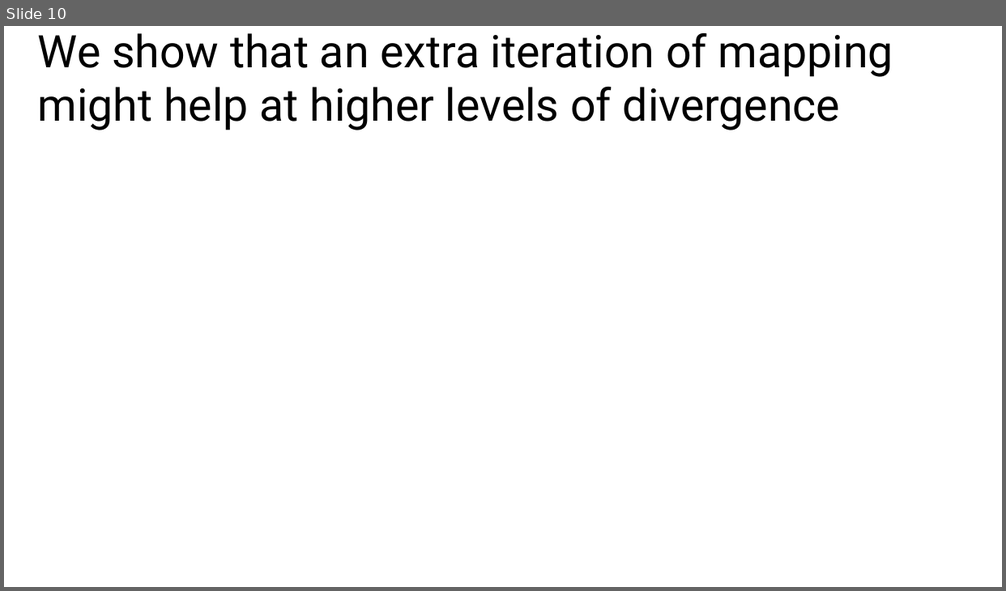
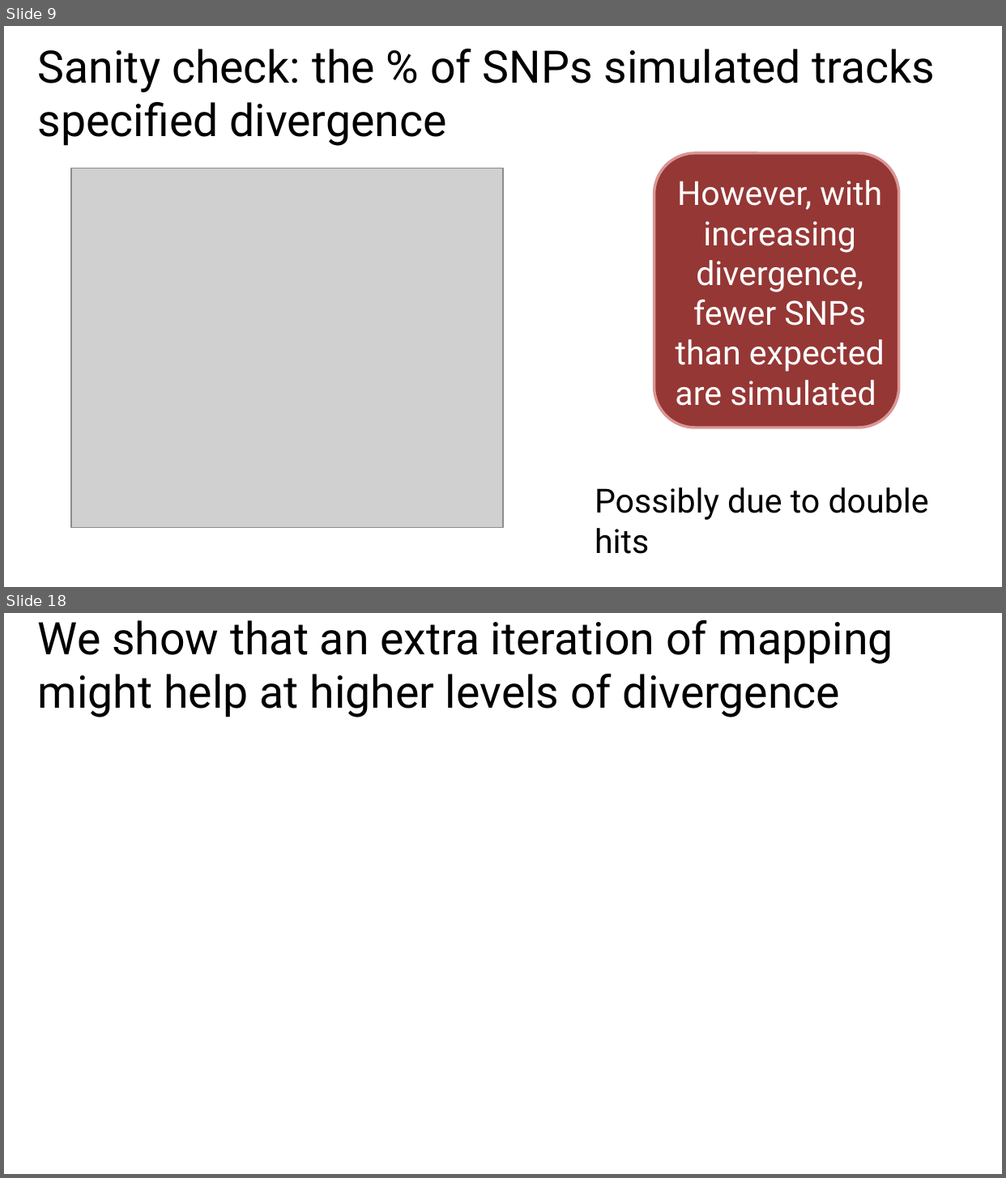
Before and after one commit to harvardinformatics/Mapping-simulations, a slide deck: evolution/Gregg-Thomas-2023-Evolution-notes.pptx. Shown one above the other, each under a label of ours: slide 10 before the commit, slides 9 and 18 after it; the slides between them are not shown. The pictures are 1006x591 and 1006x1178 pixels, drawn with LibreOffice and Linux fonts; fonts in the diff are those of the drawing; grey boxes stand for pictures. Boxes give left, top, right and bottom in pixels: in the first picture for what was removed or moved away, otherwise in the second. Text is boxed around its words. In the diff, an @@ line names an element or a change of style, - is before the commit and + after.

Commit message:
slide figures

```diff
--- a/evolution/Gregg-Thomas-2023-Evolution-notes.pptx
+++ b/evolution/Gregg-Thomas-2023-Evolution-notes.pptx
@@ slide 9 added at (x1=4, y1=26, x2=1002, y2=587), background #FFFFFF @@
@@ title added at (x1=38, y1=49, x2=936, y2=146), 32.4 pt, text #000000 @@
+Sanity check: the % of SNPs simulated tracks specified divergence
@@ picture added at (x1=71, y1=168, x2=503, y2=527) @@
@@ rounded rectangle added at (x1=654, y1=152, x2=899, y2=427), fill #953735, outline #D99694 2 pt @@
@@ text added at (x1=675, y1=180, x2=884, y2=406), 24 pt, text #FFFFFF @@
+However, with increasing divergence, fewer SNPs than expected are simulated
@@ text added at (x1=594, y1=488, x2=929, y2=554), 24 pt, text #000000 @@
+Possibly due to double hits
@@ what was slide 10 is now slide 18 @@
```
Also in this commit, not shown: 1 slide changed, 8 other slides added, 1 slide removed, 15 other files.
